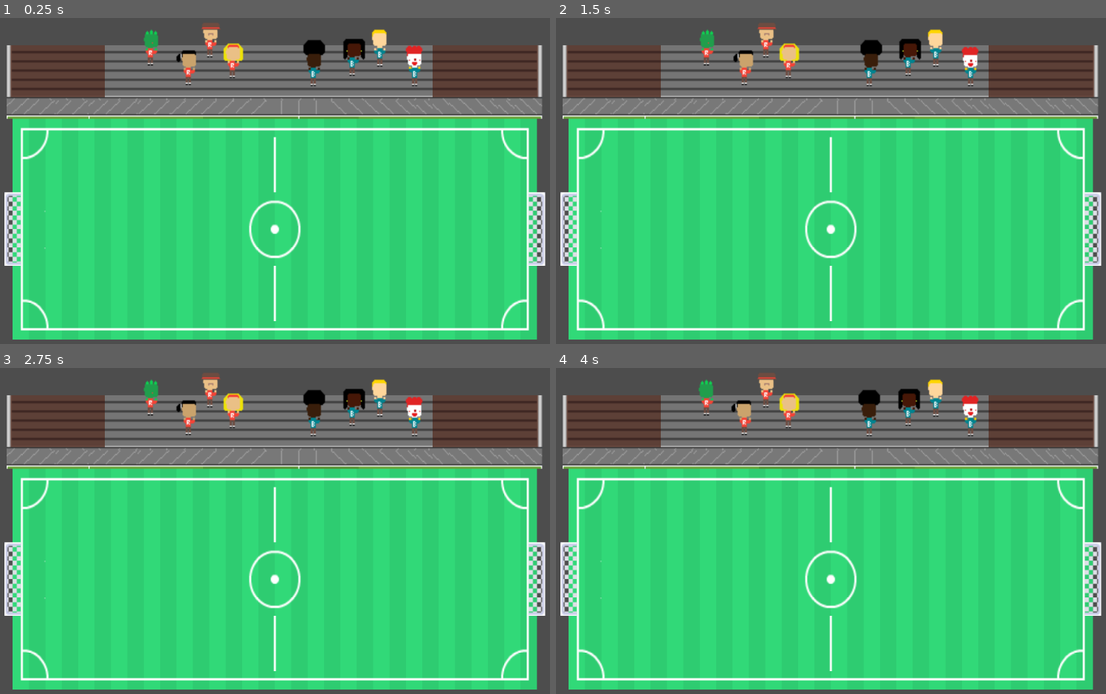
Above: before the commit, frames 1-4 (two rows, left to right).
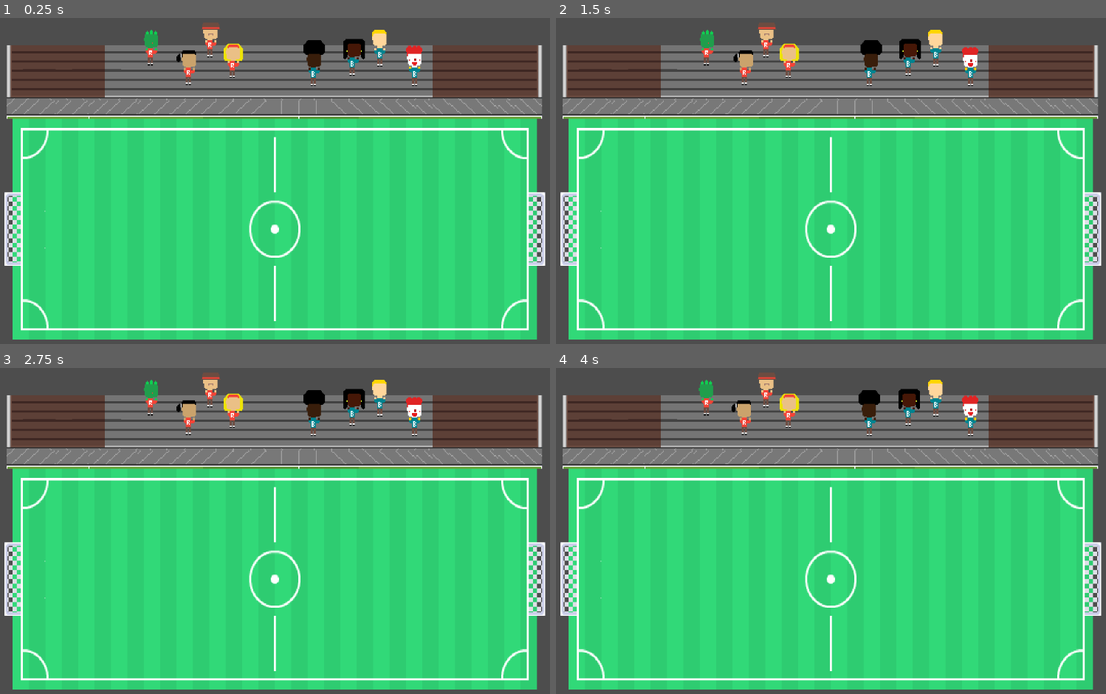
Above: after the commit, the same moments.

Repository: HatakekkSheeshh/Tiny_Football
Game: Godot game, scene res://Scenes/tilemap.tscn
Two runs of this game, one before a commit and one after it. Both use one fixed random seed, a clock stepped at 60 frames per second and the inputs below.
Inputs:
- Up to frame 1 (0.25 s): no input
- Up to frame 2 (1.5 s): hold D (ui_right) 0.53-1.28 s; hold S (ui_down) from 1.28 s (still down)
- Up to frame 3 (2.75 s): release S (ui_down) at 2.03 s; hold D (ui_right) from 2.03 s (still down)
- Up to frame 4 (4 s): release D (ui_right) at 2.78 s; hold W (ui_up) 2.78-3.53 s; hold A (ui_left) from 3.53 s (still down)

The runs differ from the first frame. In frame 1, 3.2% of the frame differs, in the area x 1-99%, y 2-96%; in frame 2, 3.2%; in frame 3, 3.2%; in frame 4, 3.2%.

Commit message:
Added BGM to gameplay scene, moved all scripts to Scripts

Diff:
--- a/kick-&-score/GameObject/obstacles.tscn
+++ b/kick-&-score/GameObject/obstacles.tscn
@@ -2,7 +2,7 @@
 
 [ext_resource type="Texture2D" uid="uid://ke01mo068dqt" path="res://Assets/Free Football Assets/Obstacles/FrancePlayer/idle.png" id="1_ndyk5"]
 [ext_resource type="Texture2D" uid="uid://s3kgh1eba0xx" path="res://Assets/Free Football Assets/Obstacles/FrancePlayer/walk.png" id="2_beihw"]
-[ext_resource type="Script" uid="uid://bwp88fn1fccqf" path="res://GameObject/obstacles.gd" id="3_beihw"]
+[ext_resource type="Script" uid="uid://bwp88fn1fccqf" path="res://Scripts/obstacles.gd" id="3_beihw"]
 
 [sub_resource type="AtlasTexture" id="AtlasTexture_p8wab"]
 atlas = ExtResource("1_ndyk5")
--- a/kick-&-score/Scenes/tilemap.tscn
+++ b/kick-&-score/Scenes/tilemap.tscn
@@ -8,7 +8,7 @@
 [ext_resource type="Texture2D" uid="uid://ccbdo8t46rja5" path="res://Assets/kenney_sports-pack/Tilesheet/groundGrass_mown.png" id="6_symy8"]
 [ext_resource type="Texture2D" uid="uid://cxg03wlueqrri" path="res://Assets/kenney_sports-pack/Tilesheet/groundIce_red.png" id="7_75hpu"]
 [ext_resource type="Texture2D" uid="uid://cgj5gbv0wd38y" path="res://Assets/Soccorpia Asset Pack/Soccorpia Asset Pack/Audience Sheets/Competitor Audience Booing (1) Sheet.png" id="8_bi1hd"]
-[ext_resource type="Script" uid="uid://bry32xyvtdlsd" path="res://Scenes/a_1.gd" id="9_bhngk"]
+[ext_resource type="Script" uid="uid://bry32xyvtdlsd" path="res://Scripts/a_1.gd" id="9_bhngk"]
 [ext_resource type="Texture2D" uid="uid://j6a0bkvgo35d" path="res://Assets/Soccorpia Asset Pack/Soccorpia Asset Pack/Audience Sheets/Competitor Audience Booing (8) Sheet.png" id="9_ehoth"]
 [ext_resource type="Texture2D" uid="uid://bih8qeul4cxc7" path="res://Assets/Soccorpia Asset Pack/Soccorpia Asset Pack/Audience Sheets/Competitor Audience Booing (2) Sheet.png" id="10_nkvct"]
 [ext_resource type="Texture2D" uid="uid://c7xd6v3cybegm" path="res://Assets/Soccorpia Asset Pack/Soccorpia Asset Pack/Audience Sheets/Competitor Audience Booing (10) Sheet.png" id="10_vyly5"]
@@ -16,6 +16,8 @@
 [ext_resource type="Texture2D" uid="uid://c7tci0npcglcc" path="res://Assets/Soccorpia Asset Pack/Soccorpia Asset Pack/Audience Sheets/Soccer Audience Booing (7) Sheet.png" id="12_bhngk"]
 [ext_resource type="Texture2D" uid="uid://cm3h7vmf87whq" path="res://Assets/Soccorpia Asset Pack/Soccorpia Asset Pack/Audience Sheets/Soccer Audience Cheering (2) Sheet.png" id="13_65wvw"]
 [ext_resource type="Texture2D" uid="uid://dbouas1nmh2ot" path="res://Assets/Soccorpia Asset Pack/Soccorpia Asset Pack/Audience Sheets/Soccer Audience Cheering (10) Sheet.png" id="14_l3bdc"]
+[ext_resource type="AudioStream" uid="uid://4fmemvejiqy0" path="res://Assets/audio/Ludum Dare 30 04.ogg" id="17_65wvw"]
+[ext_resource type="Script" uid="uid://bxy1j6n32528h" path="res://Scripts/audio_stream_player.gd" id="18_l3bdc"]
 
 [sub_resource type="TileSetAtlasSource" id="TileSetAtlasSource_hptm8"]
 texture = ExtResource("1_4qq7b")
@@ -17979,3 +17981,8 @@
 position = Vector2(188, -40)
 sprite_frames = SubResource("SpriteFrames_qsrhp")
 frame_progress = 0.23039429
+
+[node name="AudioStreamPlayer" type="AudioStreamPlayer" parent="."]
+stream = ExtResource("17_65wvw")
+autoplay = true
+script = ExtResource("18_l3bdc")
--- /dev/null
+++ b/kick-&-score/Scripts/audio_stream_player.gd
@@ -0,0 +1 @@
+extends AudioStreamPlayer
--- a/kick-&-score/project.godot
+++ b/kick-&-score/project.godot
@@ -45,3 +45,7 @@
 , Object(InputEventJoypadMotion,"resource_local_to_scene":false,"resource_name":"","device":0,"axis":1,"axis_value":1.0,"script":null)
 ]
 }
+
+[rendering]
+
+textures/canvas_textures/default_texture_filter=0
Not shown, added: kick-&-score/Assets/audio/Ludum Dare 30 04.ogg.import
Not shown: 1 places in kick-&-score/Scenes/tilemap.tscn that only renumber resources
Renamed: kick-&-score/Scenes/a_1.gd -> kick-&-score/Scripts/a_1.gd
Renamed: kick-&-score/Scenes/a_1.gd.uid -> kick-&-score/Scripts/a_1.gd.uid
Renamed: kick-&-score/Scenes/animated_sprite_2d.gd -> kick-&-score/Scripts/animated_sprite_2d.gd
Renamed: kick-&-score/Scenes/animated_sprite_2d.gd.uid -> kick-&-score/Scripts/animated_sprite_2d.gd.uid
Renamed: kick-&-score/GameObject/audience.gd -> kick-&-score/Scripts/audience.gd
Renamed: kick-&-score/GameObject/audience.gd.uid -> kick-&-score/Scripts/audience.gd.uid
Not shown, added: kick-&-score/Scripts/audio_stream_player.gd.uid
Renamed: kick-&-score/GameObject/obstacles.gd -> kick-&-score/Scripts/obstacles.gd
Renamed: kick-&-score/GameObject/obstacles.gd.uid -> kick-&-score/Scripts/obstacles.gd.uid
Not shown, added: kick-&-score/Assets/audio/Ludum Dare 30 04.ogg
(and 1 more such lines)
